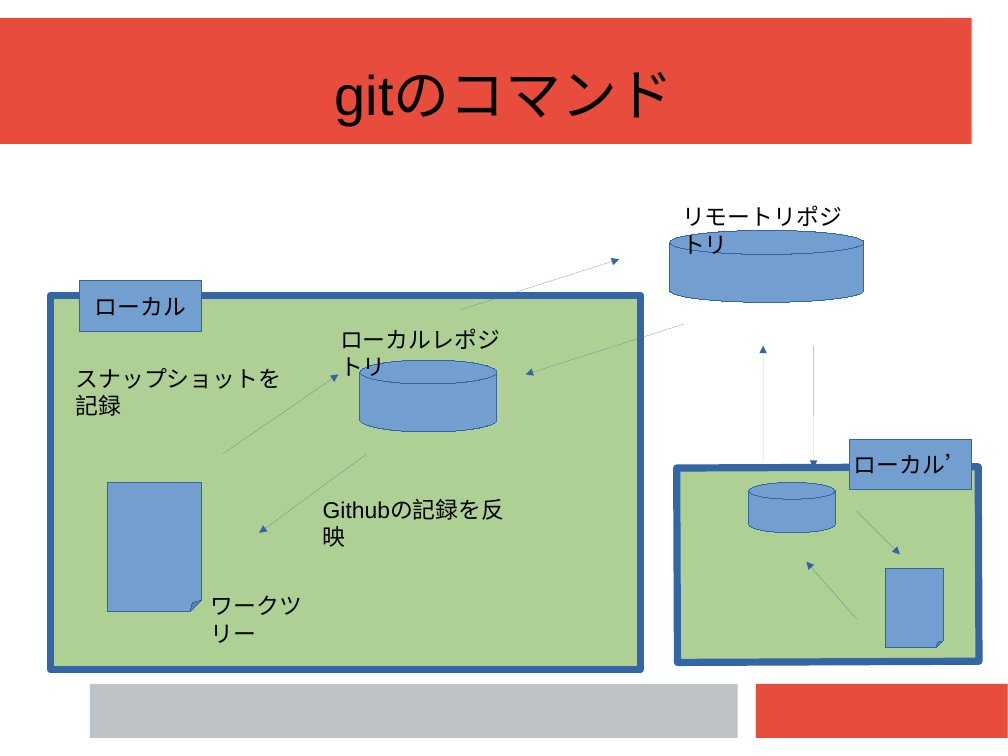
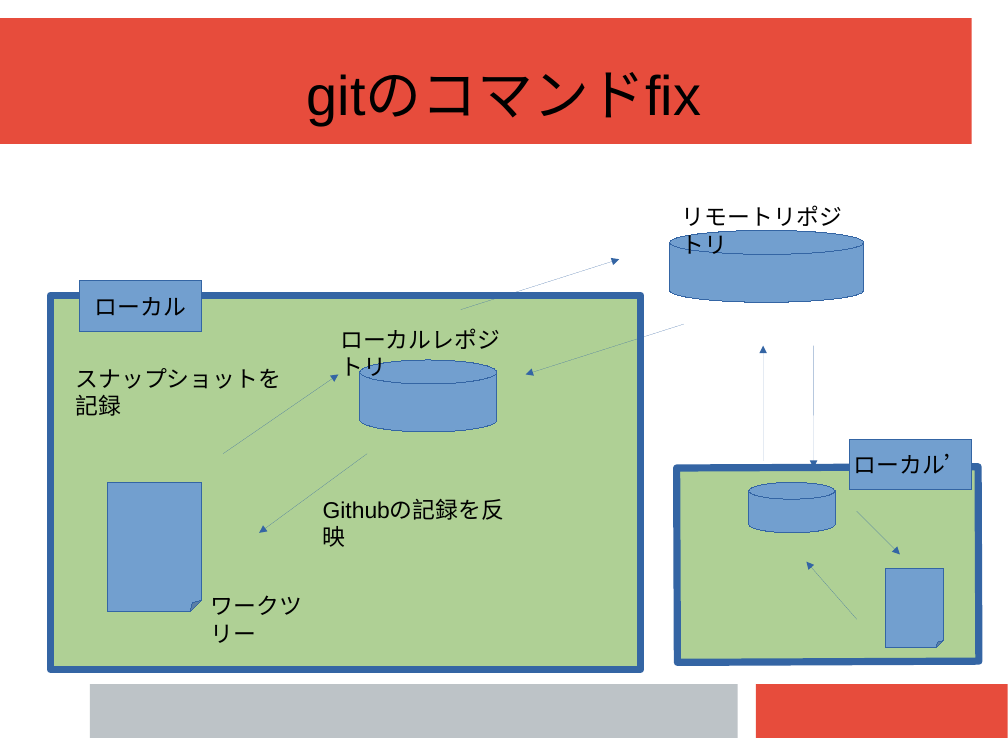
Before and after one commit to workingg/working_g, a slide deck: slide 10 of 資料/発表資料.pptx. Drawn at 1008x756 pixels with LibreOffice and Linux fonts; fonts in the diff are those of the drawing. Boxes give left, top, right and bottom in pixels: in the first picture for what was removed or moved away, otherwise in the second. Text is boxed around its words. In the diff, an @@ line names an element or a change of style, - is before the commit and + after.

```diff
--- a/資料/発表資料.pptx
+++ b/資料/発表資料.pptx
@@ text at bbox=[307, 72, 702, 125]: text changed @@
-gitのコマンド
+gitのコマンドfix
```
Also in this commit, not shown: 1 other slide changed, 1 slide added.
